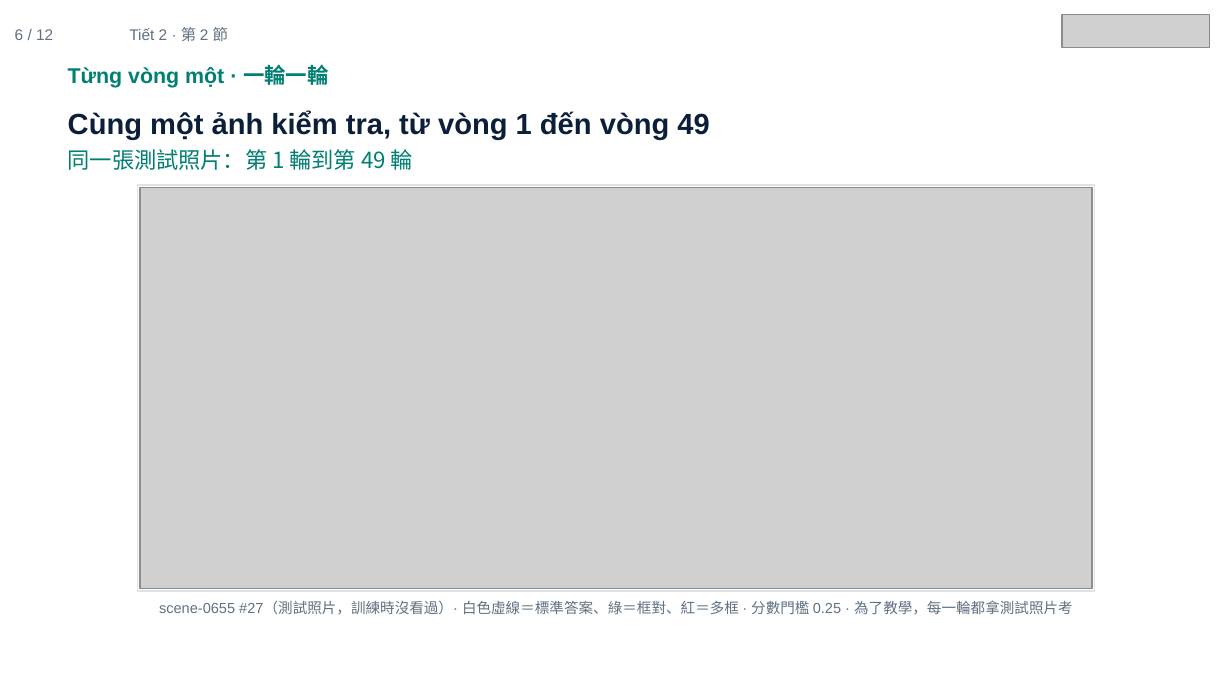
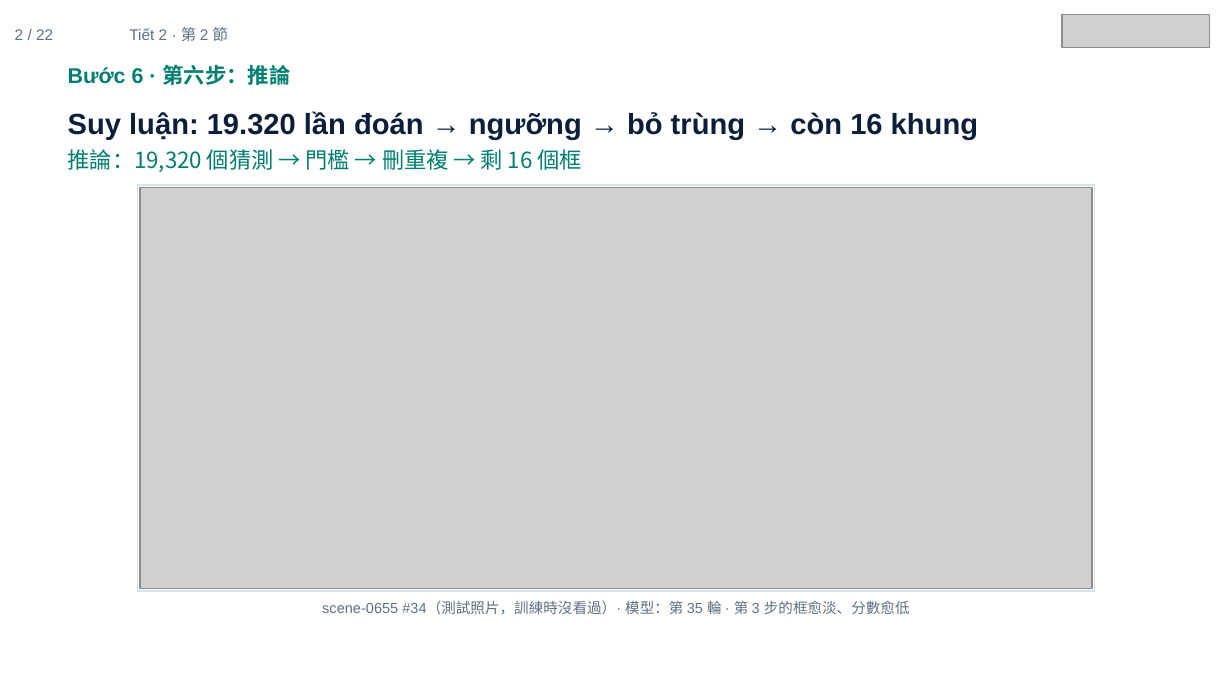
Before and after one commit to ch-neural/MITUST-Principles-of-Self-Driving-Cars, a slide deck: slide 2 of 第十週(11-12)/第十週_第2節_簡報.pptx (slide 6 before the commit). Drawn at 1232x693 pixels with LibreOffice and Linux fonts; fonts in the diff are those of the drawing; grey boxes stand for pictures. Boxes give left, top, right and bottom in pixels: in the first picture for what was removed or moved away, otherwise in the second. Text is boxed around its words. In the diff, an @@ line names an element or a change of style, - is before the commit and + after.

```diff
--- a/第十週(11-12)/第十週_第2節_簡報.pptx
+++ b/第十週(11-12)/第十週_第2節_簡報.pptx
@@ text at <box>15,29,53,40</box>: text changed @@
-6 / 12
+2 / 22
@@ text at <box>68,64,290,85</box>: text changed @@
-Từng vòng một · 一輪一輪
+Bước 6 · 第六步：推論
@@ text at <box>68,111,978,172</box>: text changed @@
-Cùng một ảnh kiểm tra, từ vòng 1 đến vòng 49
-同一張測試照片：第 1 輪到第 49 輪
+Suy luận: 19.320 lần đoán → ngưỡng → bỏ trùng → còn 16 khung
+推論：19,320 個猜測 → 門檻 → 刪重複 → 剩 16 個框
@@ text at <box>322,601,910,614</box>: text changed @@
-scene-0655 #27（測試照片，訓練時沒看過）· 白色虛線＝標準答案、綠＝框對、紅＝多框 · 分數門檻 0.25 · 為了教學，每一輪都拿測試照片考
+scene-0655 #34（測試照片，訓練時沒看過）· 模型：第 35 輪 · 第 3 步的框愈淡、分數愈低
```
Also in this commit, not shown: 5 other slides changed, 16 slides added, 6 slides removed, 3 other files.
